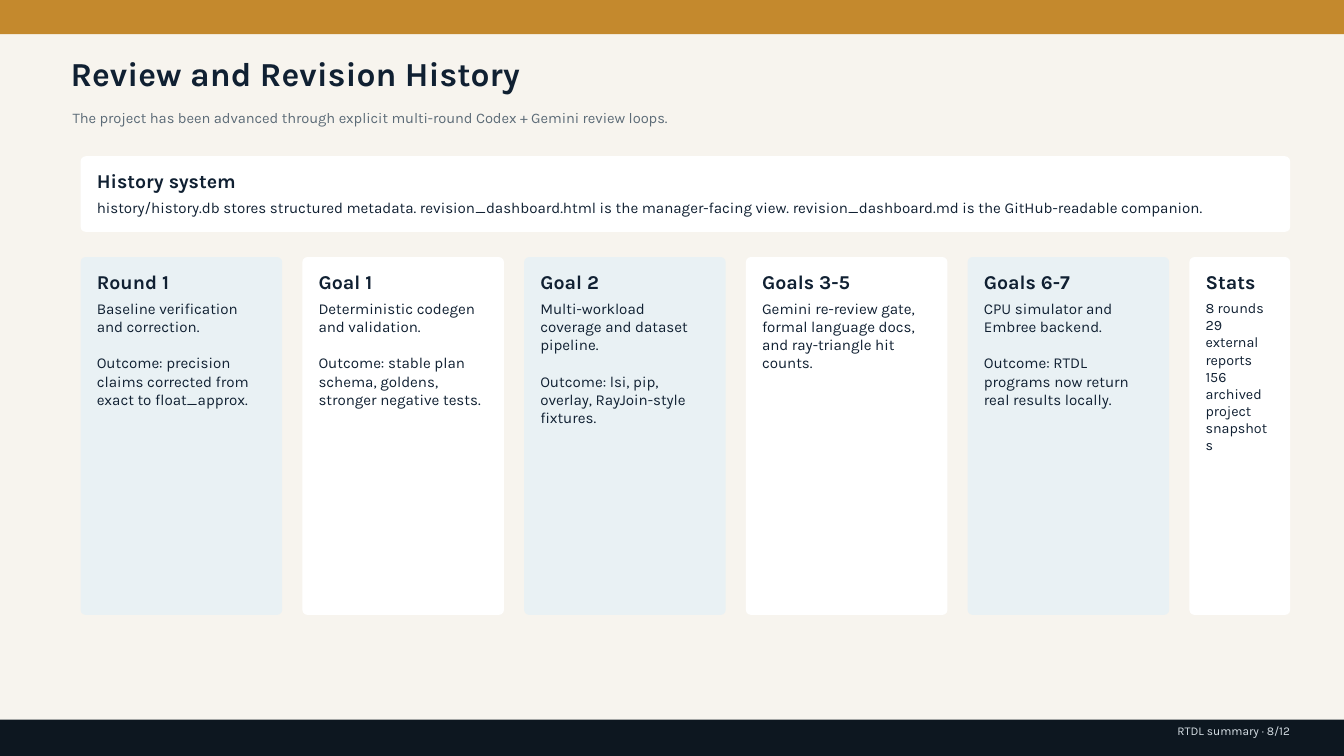
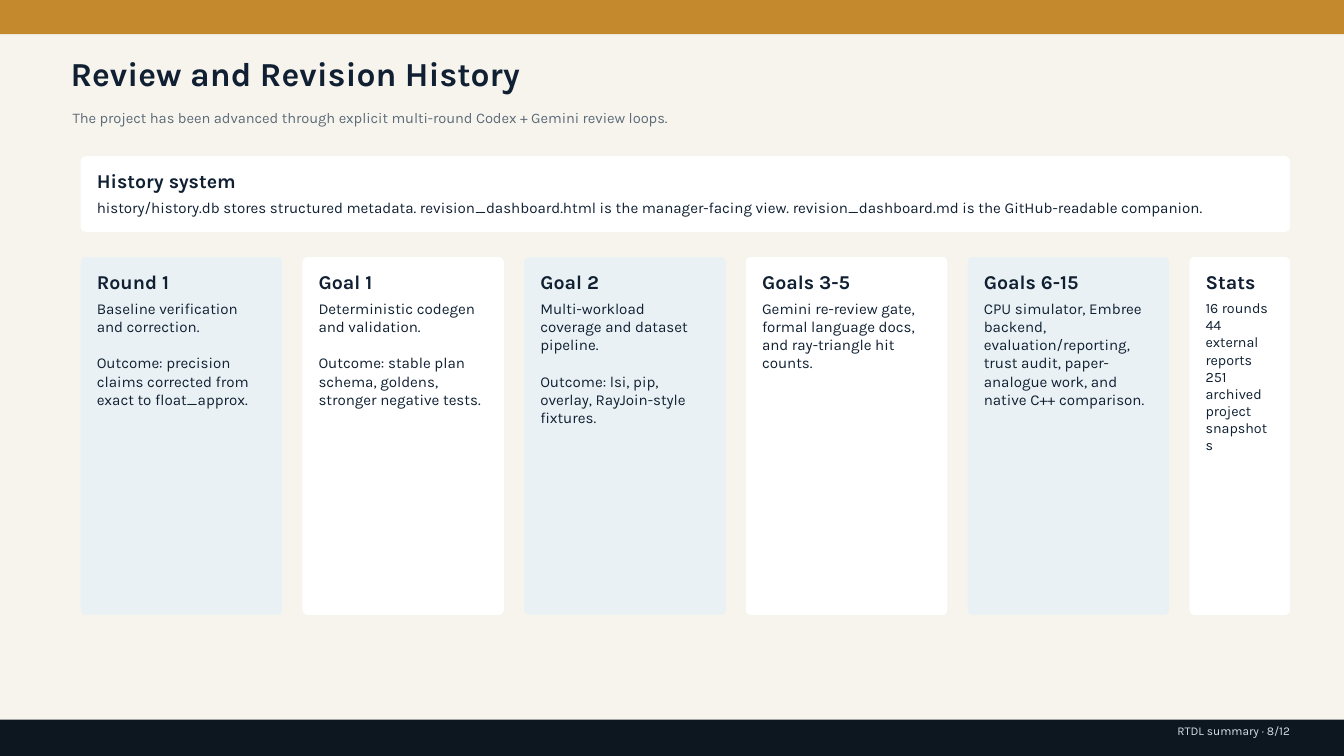
Before and after one commit to rubaolee/rtdl, a slide deck: slide 8 of rtdl_status_summary.pptx. Drawn at 1344x756 pixels with LibreOffice and Linux fonts; fonts in the diff are those of the drawing. Boxes give left, top, right and bottom in pixels: in the first picture for what was removed or moved away, otherwise in the second. Text is boxed around its words. In the diff, an @@ line names an element or a change of style, - is before the commit and + after.

```diff
--- a/rtdl_status_summary.pptx
+++ b/rtdl_status_summary.pptx
@@ text at box(984, 275, 1079, 290): text changed @@
-Goals 6-7
+Goals 6-15
@@ text at box(984, 303, 1144, 409): text changed @@
-CPU simulator and Embree backend.
-Outcome: RTDL programs now return real results locally.
+CPU simulator, Embree backend, evaluation/reporting, trust audit, paper-analogue work, and native C++ comparison.
@@ text at box(1206, 303, 1268, 420): text changed @@
-8 rounds
-29 external reports
-156 archived project snapshots
+16 rounds
+44 external reports
+251 archived project snapshots
```
Also in this commit, not shown: 4 other slides changed, 17 other files.
